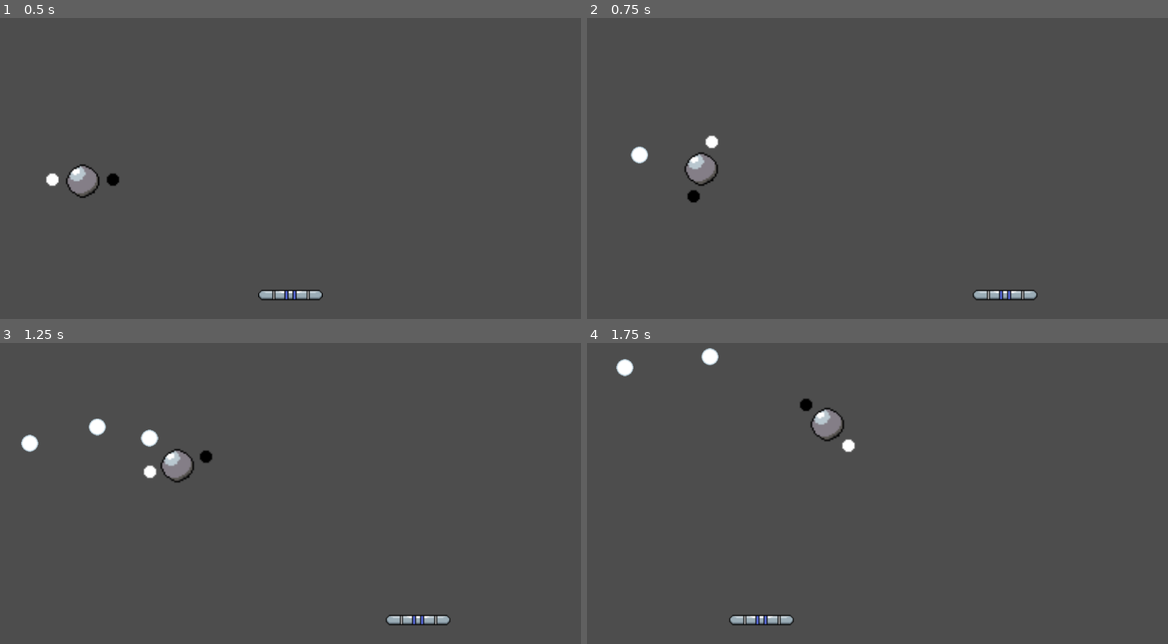
Above: before the commit, frames 1-4 (two rows, left to right).
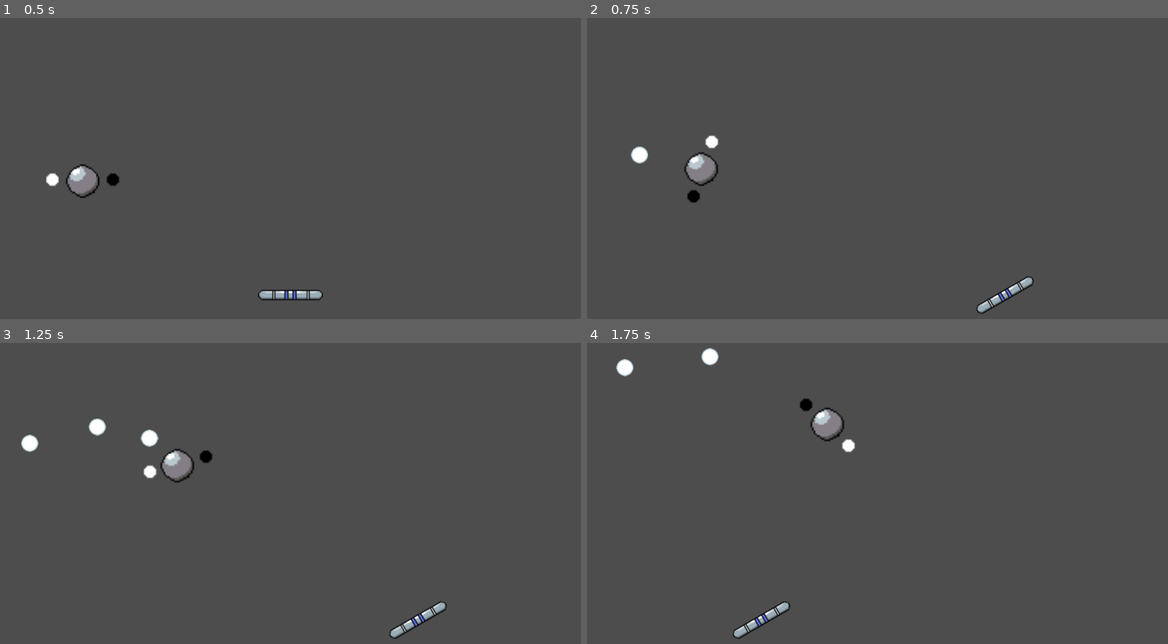
Above: after the commit, the same moments.

Repository: dommie123/Bullet_Hell
Game: Godot game, scene res://nodes/level.tscn
Same seed, same stepped clock (60 frames per second), same inputs: the game is played once before the commit and once after it.
Inputs (mouse positions are in pixels of both pictures, inside the frame that each line leads up to):
- Up to frame 1 (0.5 s): no input
- Up to frame 2 (0.75 s): move the mouse to (1005, 165) at 0.52 s; press the mouse at (1005, 165) at 0.53 s
- Up to frame 3 (1.25 s): right-click (418, 490) at 0.8 s
- Up to frame 4 (1.75 s): move the mouse to (761, 523) at 1.27 s; release the mouse at (761, 523) at 1.28 s; right-click (761, 523) at 1.35 s; click (761, 523) at 1.55 s

Frame 1 is identical in both runs. In frame 2, 0.5% of the frame differs, in the area x 66-78%, y 85-99%; in frame 3, 0.5%; in frame 4, 0.5%.

Commit message:
Player can now rotate the paddle to control where they reflect bullets

Diff:
--- a/nodes/bullet.tscn
+++ b/nodes/bullet.tscn
@@ -33,3 +33,7 @@
 
 [node name="CollisionShape2D" type="CollisionShape2D" parent="."]
 shape = SubResource("CircleShape2D_0xt8d")
+
+[node name="VisibleOnScreenNotifier2D" type="VisibleOnScreenNotifier2D" parent="."]
+
+[connection signal="screen_exited" from="VisibleOnScreenNotifier2D" to="." method="_on_screen_exited"]
--- a/nodes/player.tscn
+++ b/nodes/player.tscn
@@ -27,3 +27,4 @@
 shape = SubResource("RectangleShape2D_uo6ne")
 
 [connection signal="body_entered" from="." to="." method="_on_body_entered"]
+[connection signal="input_event" from="." to="." method="_on_input_event"]
--- a/project.godot
+++ b/project.godot
@@ -19,6 +19,19 @@
 
 project/assembly_name="Bullet_Hell"
 
+[input]
+
+rotate_left={
+"deadzone": 0.5,
+"events": [Object(InputEventMouseButton,"resource_local_to_scene":false,"resource_name":"","device":-1,"window_id":0,"alt_pressed":false,"shift_pressed":false,"ctrl_pressed":false,"meta_pressed":false,"button_mask":0,"position":Vector2(0, 0),"global_position":Vector2(0, 0),"factor":1.0,"button_index":1,"pressed":false,"double_click":false,"script":null)
+]
+}
+rotate_right={
+"deadzone": 0.5,
+"events": [Object(InputEventMouseButton,"resource_local_to_scene":false,"resource_name":"","device":-1,"window_id":0,"alt_pressed":false,"shift_pressed":false,"ctrl_pressed":false,"meta_pressed":false,"button_mask":0,"position":Vector2(0, 0),"global_position":Vector2(0, 0),"factor":1.0,"button_index":2,"pressed":false,"double_click":false,"script":null)
+]
+}
+
 [rendering]
 
 renderer/rendering_method="mobile"
--- a/scripts/Player.gd
+++ b/scripts/Player.gd
@@ -3,6 +3,8 @@
 signal reflect_bullet
 
 var yIsLocked = true
+
+const MAX_ROTATION = PI / 6 # 30 degrees in radians
 
 # Called when the node enters the scene tree for the first time.
 func _ready():
@@ -19,7 +21,15 @@
 	if not yIsLocked:
 		position.y = clamp(mouse_position.y, screen_bounds.y - 100, screen_bounds.y)
 
+	if Input.is_action_pressed("rotate_left") and Input.is_action_pressed("rotate_right"):
+		rotate(0)
+	elif Input.is_action_pressed("rotate_left") and rotation > -MAX_ROTATION:
+		rotate(-(PI / 24))
+	elif Input.is_action_pressed("rotate_right") and rotation < MAX_ROTATION:
+		rotate(PI / 24)
+
 
 func _on_body_entered(body):
 	# TODO reflect ONLY when color is same as bullet
 	reflect_bullet.emit()
+	print_debug("Hit!")
--- a/scripts/bullet.gd
+++ b/scripts/bullet.gd
@@ -7,3 +7,7 @@
 
 func _process(delta):
 	pass
+
+
+func _on_screen_exited():
+	queue_free()
--- a/scripts/enemy.gd
+++ b/scripts/enemy.gd
@@ -1,4 +1,10 @@
 extends Node2D
+
+enum STATE {
+	MOVING,
+	SHOOTING,
+	DEAD
+}
 
 signal enemy_fled
 
@@ -6,6 +12,7 @@
 var speed = 250
 var angularVelocity = (3 * PI) / 4
 var timePassed = 0
+var currentState = STATE.MOVING
 
 # Called when the node enters the scene tree for the first time.
 func _ready():
@@ -19,8 +26,6 @@
 	position.y = calc_y(position.x)
 
 	$BulletLauncher.rotate(angularVelocity * delta)
-
-	print(timePassed)
 
 	if (fmod(timePassed, 0.2) <= 0.01):
 		shoot()
@@ -38,9 +43,7 @@
 	var velocity = Vector2(0, 350.0)
 	bullet.linear_velocity = velocity.rotated(direction)
 
-	# add_child(bullet)
 	add_sibling(bullet)
-
 
 func _on_visible_on_screen_notifier_2d_screen_exited():
 	enemy_fled.emit()
Not shown, changed: .gitignore
